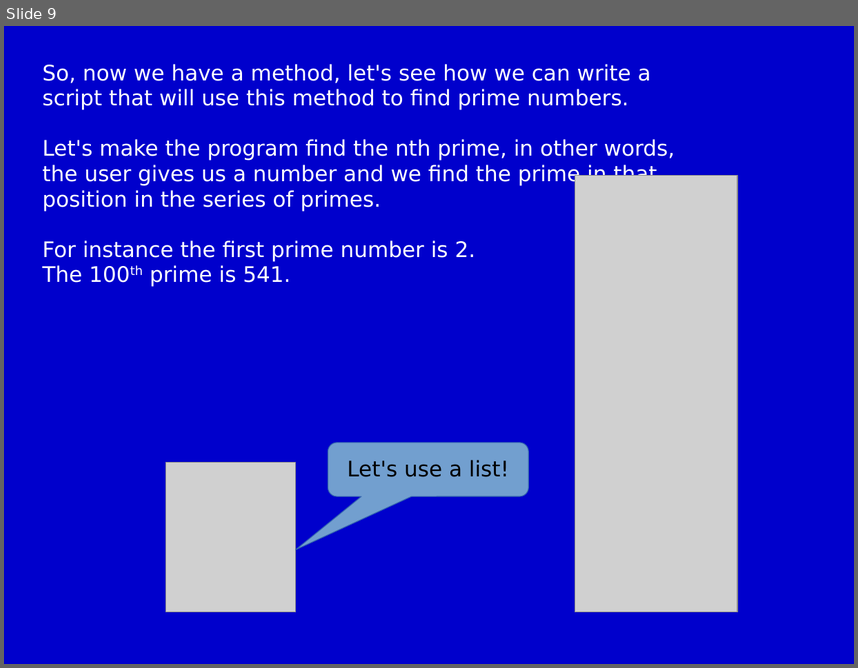
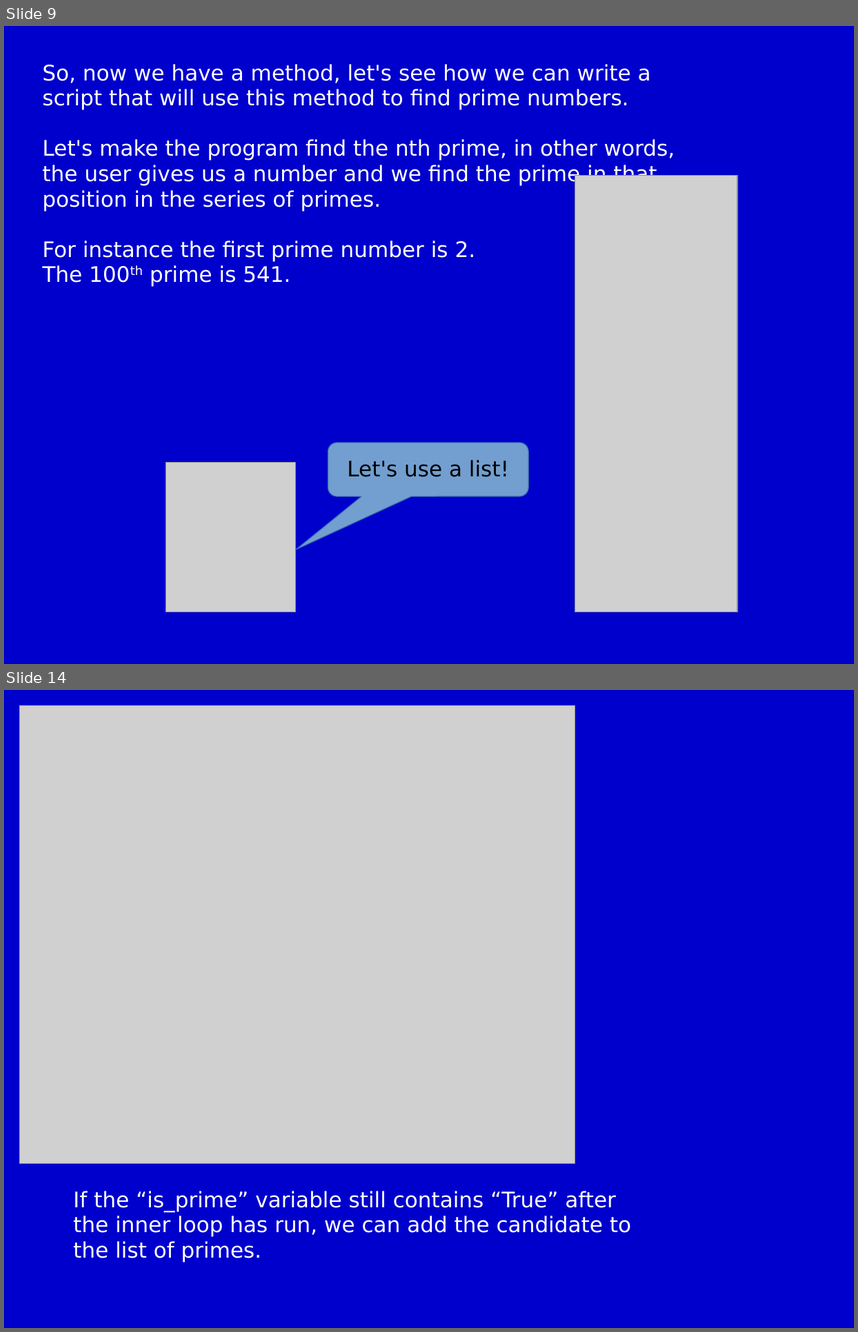
Before and after one commit to m-tranter/cathedral, a slide deck: scratch/scratch9.ppt. Shown one above the other, each under a label of ours: slide 9 before the commit, slides 9 and 14 after it; the slides between them are not shown. The pictures are 858x668 and 858x1332 pixels, drawn with LibreOffice and Linux fonts; fonts in the diff are those of the drawing; grey boxes stand for pictures. Boxes give left, top, right and bottom in pixels: in the first picture for what was removed or moved away, otherwise in the second. Text is boxed around its words. In the diff, an @@ line names an element or a change of style, - is before the commit and + after.

Commit message:
Completed primes & pi lesson.

```diff
--- a/scratch/scratch9.ppt
+++ b/scratch/scratch9.ppt
@@ slide 14 added at <box>4,690,854,1328</box>, background #0000CC @@
@@ picture added at <box>19,705,575,1163</box> @@
@@ text added at <box>73,1191,631,1263</box>, 20 pt, text #FFFFFF @@
+If the “is_prime” variable still contains “True” after the inner loop has run, we can add the candidate to the list of primes.
```
Also in this commit, not shown: 5 other slides added, 2 other files.
